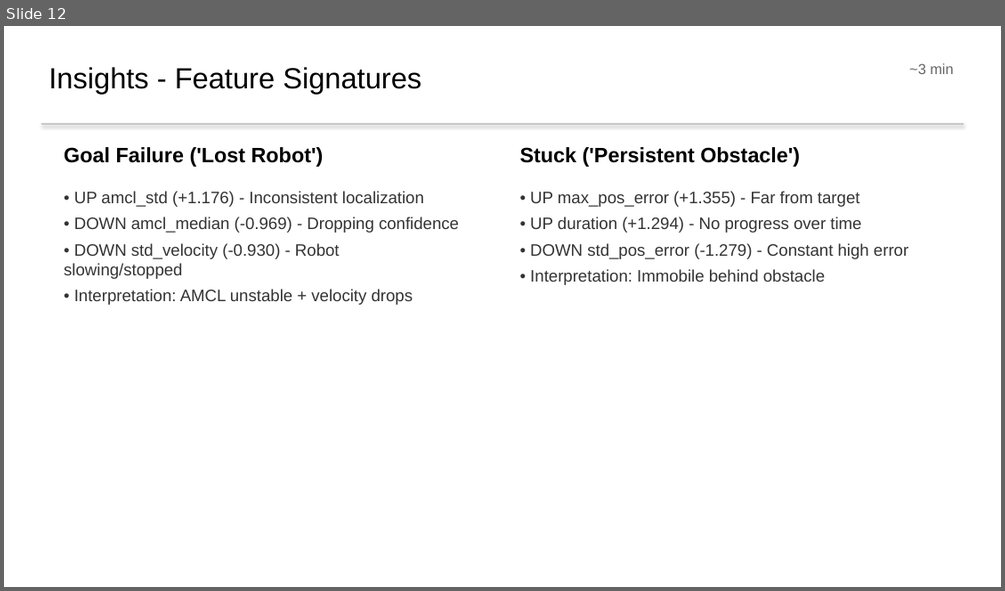
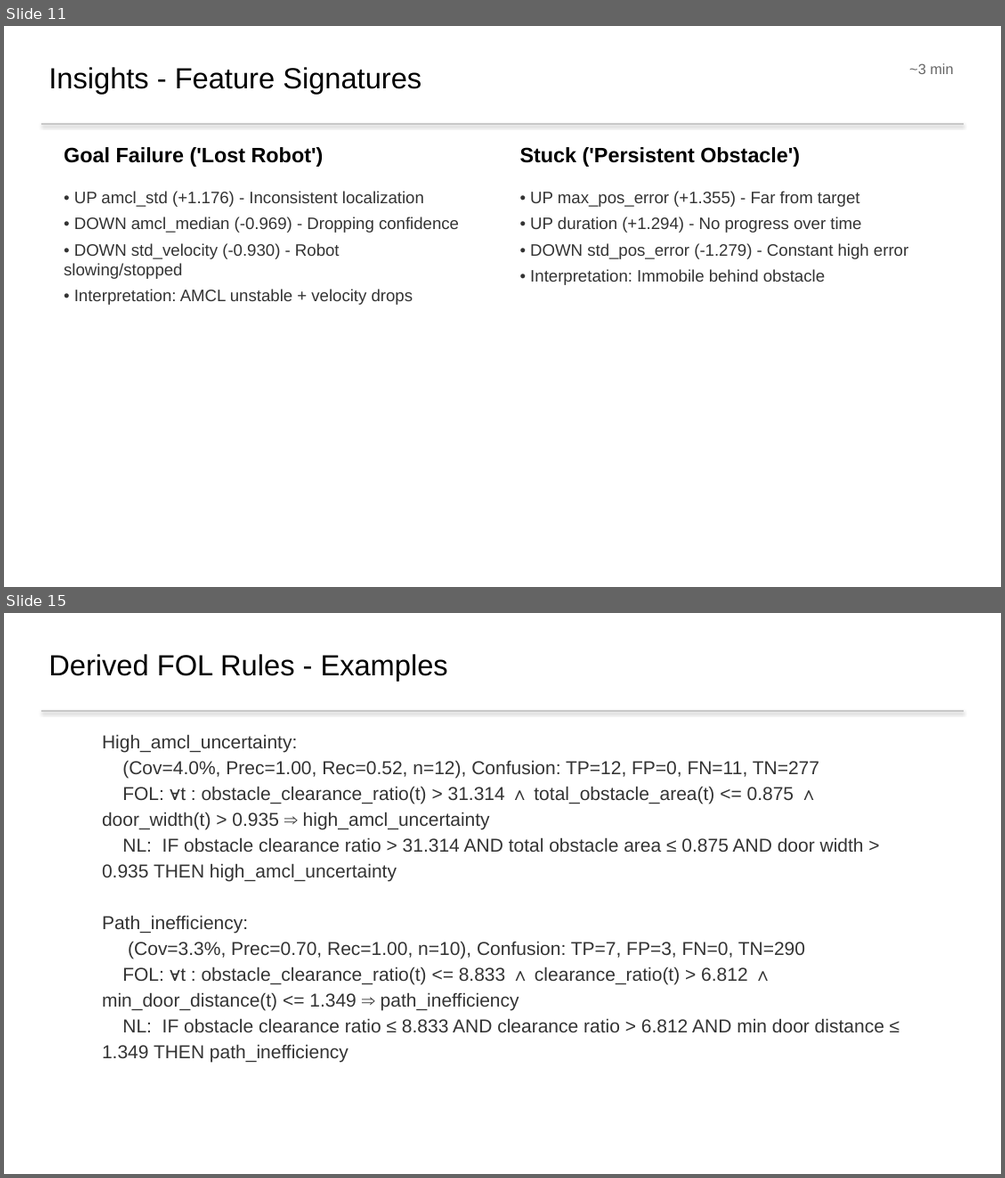
Before and after one commit to nasimpc/Robot-Navigation-Anomaly-Detection-and-Causal-Analysis, a slide deck: assignment3/Team2_Presentation.pptx. Shown one above the other, each under a label of ours: slide 12 before the commit, slides 11 and 15 after it; the slides between them are not shown. The pictures are 1005x591 and 1005x1178 pixels, drawn with LibreOffice and Linux fonts; fonts in the diff are those of the drawing. Boxes give left, top, right and bottom in pixels: in the first picture for what was removed or moved away, otherwise in the second. Text is boxed around its words. In the diff, an @@ line names an element or a change of style, - is before the commit and + after.

```diff
--- a/assignment3/Team2_Presentation.pptx
+++ b/assignment3/Team2_Presentation.pptx
@@ slide 15 added at (x1=4, y1=613, x2=1001, y2=1174), background #FFFFFF @@
@@ text added at (x1=48, y1=654, x2=448, y2=681), 28 pt, text #000000 @@
+Derived FOL Rules - Examples
@@ rectangle added at (x1=41, y1=710, x2=963, y2=712), fill #C8C8C8 @@
@@ text added at (x1=102, y1=734, x2=884, y2=1062), 18 pt, text #333333 @@
+High_amcl_uncertainty:
+(Cov=4.0%, Prec=1.00, Rec=0.52, n=12), Confusion: TP=12, FP=0, FN=11, TN=277
+FOL: ∀t : obstacle_clearance_ratio(t) > 31.314 ∧ total_obstacle_area(t) <= 0.875 ∧ door_width(t) > 0.935 ⇒ high_amcl_uncertainty
+NL: IF obstacle clearance ratio > 31.314 AND total obstacle area ≤ 0.875 AND door width > 0.935 THEN high_amcl_uncertainty
+Path_inefficiency:
+(Cov=3.3%, Prec=0.70, Rec=1.00, n=10), Confusion: TP=7, FP=3, FN=0, TN=290
+FOL: ∀t : obstacle_clearance_ratio(t) <= 8.833 ∧ clearance_ratio(t) > 6.812 ∧ min_door_distance(t) <= 1.349 ⇒ path_inefficiency
+NL: IF obstacle clearance ratio ≤ 8.833 AND clearance ratio > 6.812 AND min door distance ≤ 1.349 THEN path_inefficiency
@@ what was slide 12 is now slide 11 @@
```
Also in this commit, not shown: 3 slides changed, 1 other slide added, 3 slides removed.
